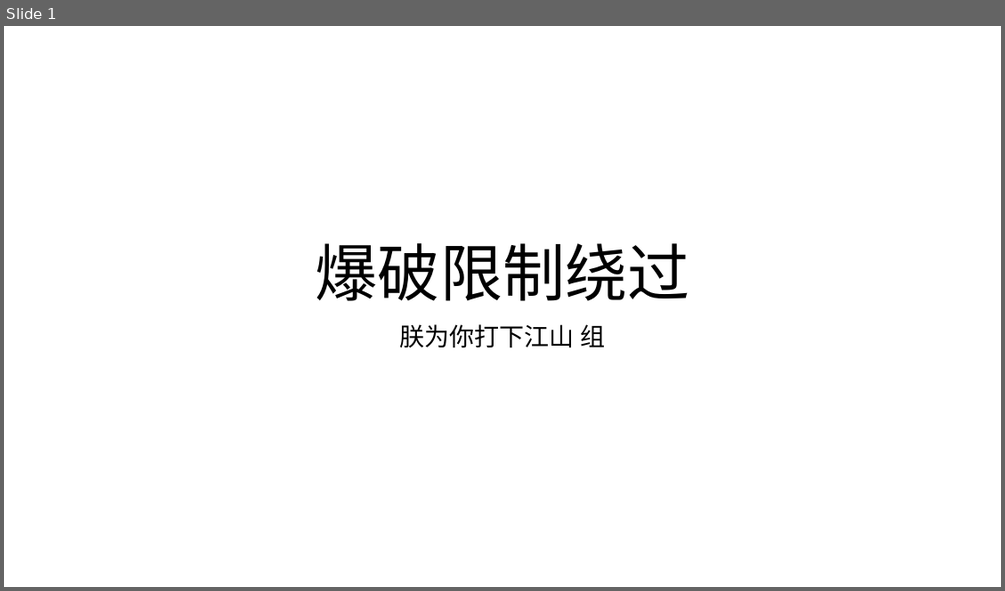
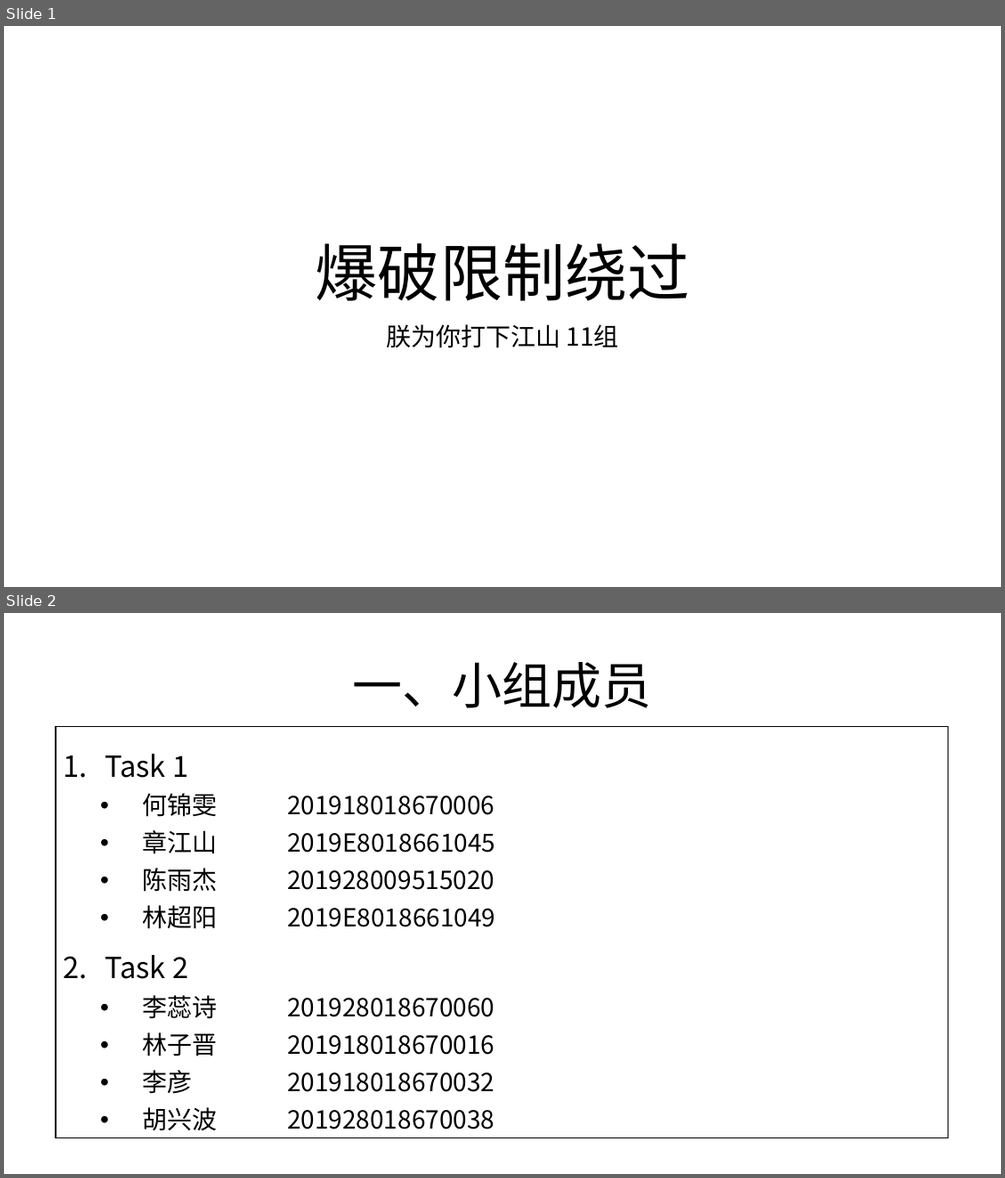
Before and after one commit to RiskySignal/Web-Security-Project, a slide deck: document/朕为你打下江山.pptx. Shown one above the other, each under a label of ours: slide 1 before the commit, slides 1 and 2 after it. The pictures are 1005x591 and 1005x1178 pixels, drawn with LibreOffice and Linux fonts; fonts in the diff are those of the drawing. Boxes give left, top, right and bottom in pixels: in the first picture for what was removed or moved away, otherwise in the second. Text is boxed around its words. In the diff, an @@ line names an element or a change of style, - is before the commit and + after.

```diff
--- a/document/朕为你打下江山.pptx
+++ b/document/朕为你打下江山.pptx
@@ slide 2 added at (x1=4, y1=613, x2=1001, y2=1174), background #FFFFFF @@
@@ title added at (x1=352, y1=662, x2=651, y2=708), 48 pt, text #000000 @@
+一、小组成员
@@ rectangle added at (x1=56, y1=727, x2=947, y2=1138), fill #FFFFFF, outline #000000 1 pt, 24 pt, text #000000 @@
+1. Task 1
+  • 何锦雯 201918018670006
+  • 章江山 2019E8018661045
+  • 陈雨杰 201928009515020
+  • 林超阳 2019E8018661049
+2. Task 2
+  • 李蕊诗 201928018670060
+  • 林子晋 201918018670016
+  • 李彦 201918018670032
+  • 胡兴波 201928018670038
@@ slide 1 changed as well @@
@@ subtitle at (x1=386, y1=324, x2=619, y2=348): text changed @@
-朕为你打下江山 组
+朕为你打下江山 11组
```
Also in this commit, not shown: 2 other slides changed, 1 slide removed.
